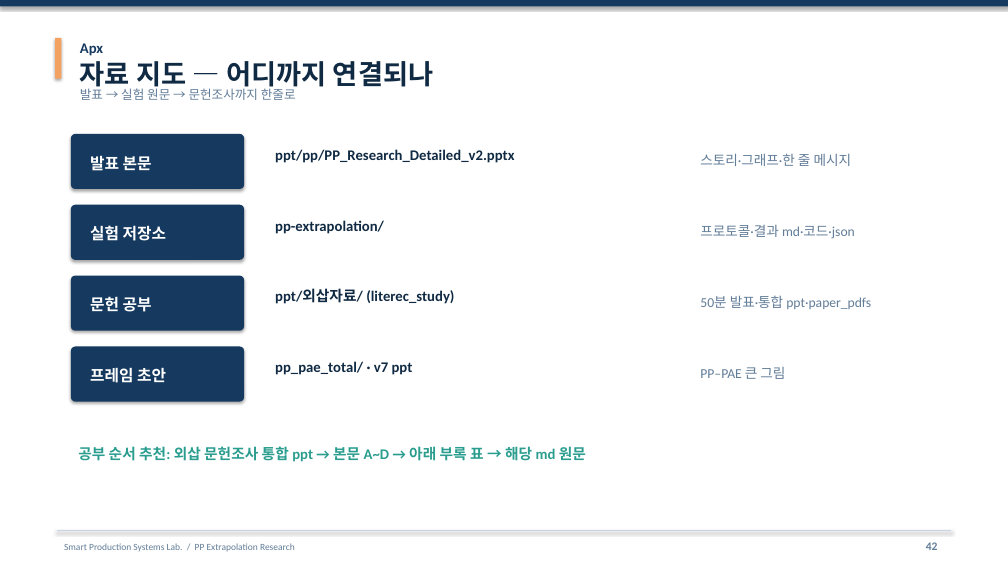
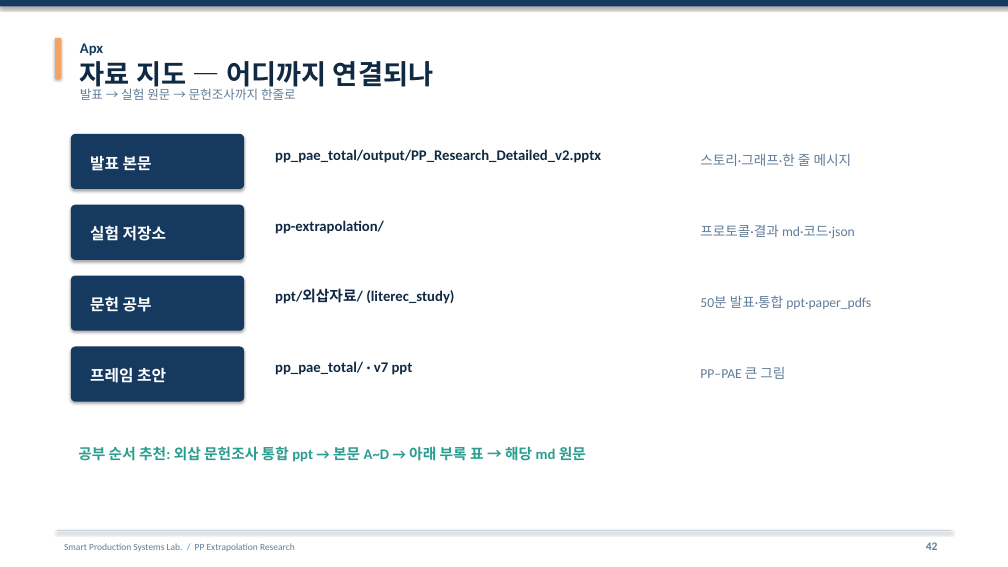
Before and after one commit to amumujs-create/pp_pae_total, a slide deck: slide 42 of output/PP_Research_Detailed_v2.pptx. Drawn at 1008x567 pixels with LibreOffice and Linux fonts; fonts in the diff are those of the drawing. Boxes give left, top, right and bottom in pixels: in the first picture for what was removed or moved away, otherwise in the second. Text is boxed around its words. In the diff, an @@ line names an element or a change of style, - is before the commit and + after.

```diff
--- a/output/PP_Research_Detailed_v2.pptx
+++ b/output/PP_Research_Detailed_v2.pptx
@@ text at (x1=275, y1=149, x2=601, y2=163): text changed @@
-ppt/pp/PP_Research_Detailed_v2.pptx
+pp_pae_total/output/PP_Research_Detailed_v2.pptx
```
Also in this commit, not shown: 1 other slide changed, 3 other files.
